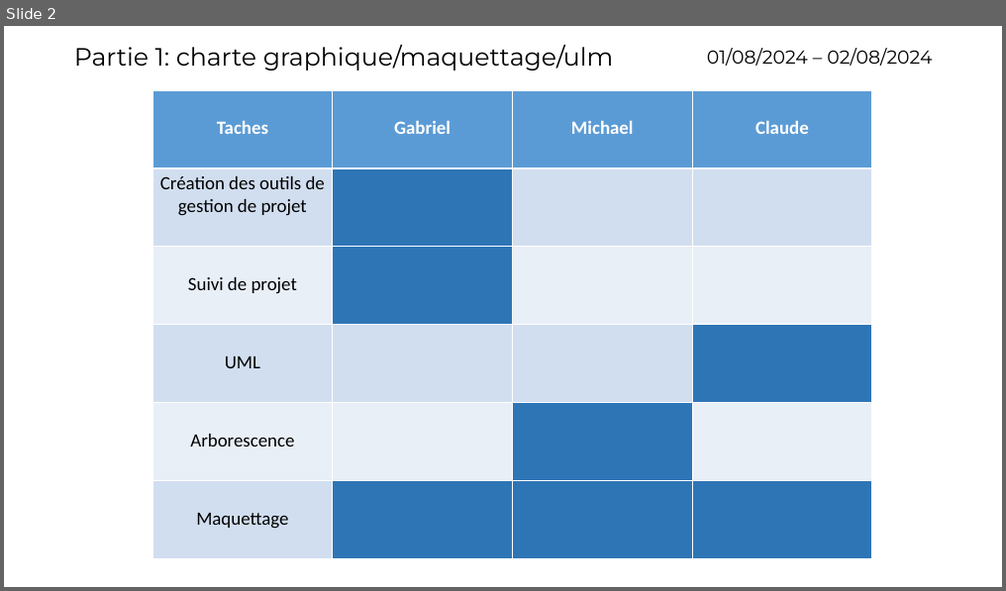
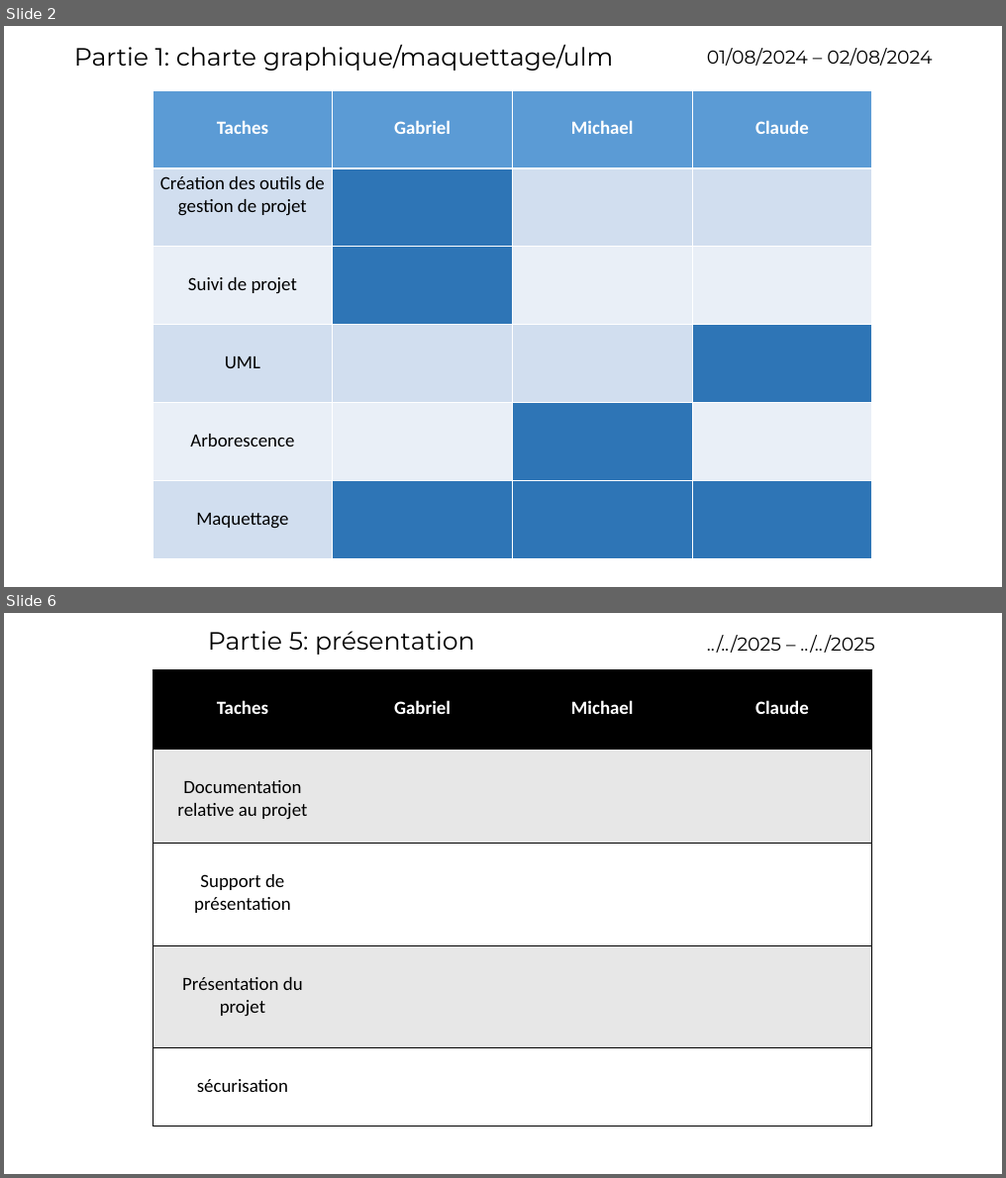
Before and after one commit to gabrielnicouleau/projet_quizz_groupe4, a slide deck: gestion_projet/planning_et_suivi_de_projet.pptx. Shown one above the other, each under a label of ours: slide 2 before the commit, slides 2 and 6 after it; the slides between them are not shown. The pictures are 1006x591 and 1006x1178 pixels, drawn with LibreOffice and Linux fonts; fonts in the diff are those of the drawing. Boxes give left, top, right and bottom in pixels: in the first picture for what was removed or moved away, otherwise in the second. Text is boxed around its words. In the diff, an @@ line names an element or a change of style, - is before the commit and + after.

```diff
--- a/gestion_projet/planning_et_suivi_de_projet.pptx
+++ b/gestion_projet/planning_et_suivi_de_projet.pptx
@@ slide 6 added at (x1=4, y1=613, x2=1002, y2=1174), background #FFFFFF @@
@@ text added at (x1=208, y1=631, x2=475, y2=655), 24 pt, text #000000 @@
+Partie 5: présentation
@@ text added at (x1=731, y1=635, x2=875, y2=653), 18 pt, text #000000 @@
+../../2025 – ../../2025
@@ table added at (x1=152, y1=670, x2=871, y2=1128), 5 rows, 4 columns @@
+Taches | Gabriel | Michael | Claude
+Documentation relative au projet |  |  | 
+Support de présentation |  |  | 
+Présentation du projet |  |  | 
+sécurisation |  |  | 
```
Also in this commit, not shown: 1 slide changed, 3 other slides added, 1 other file.
